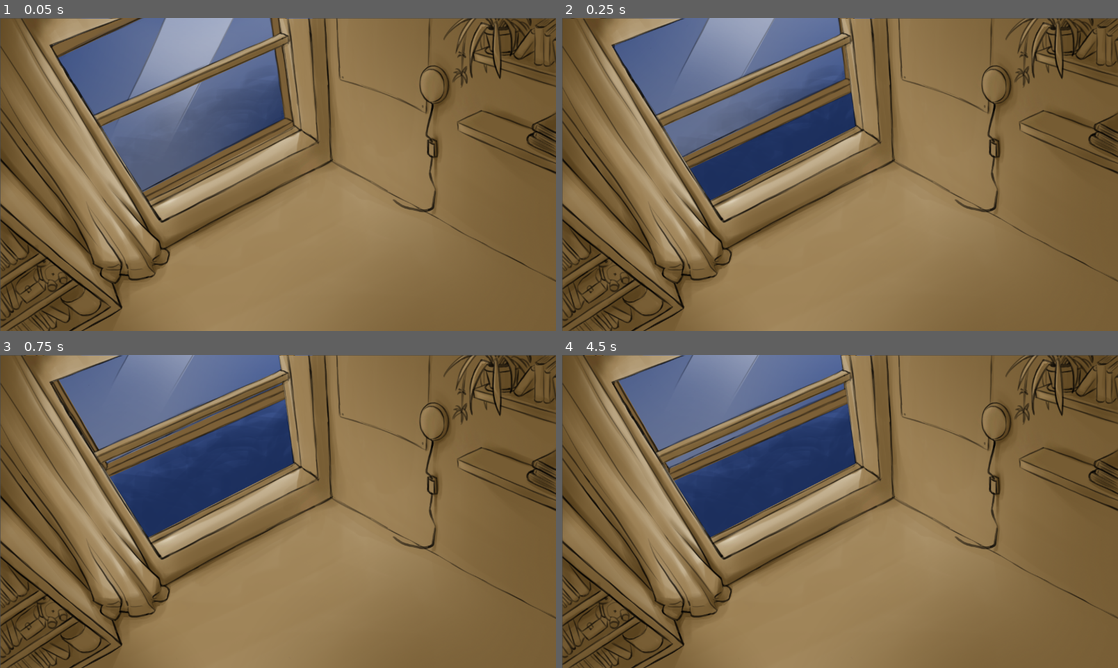
Above: before the commit, frames 1-4 (two rows, left to right).
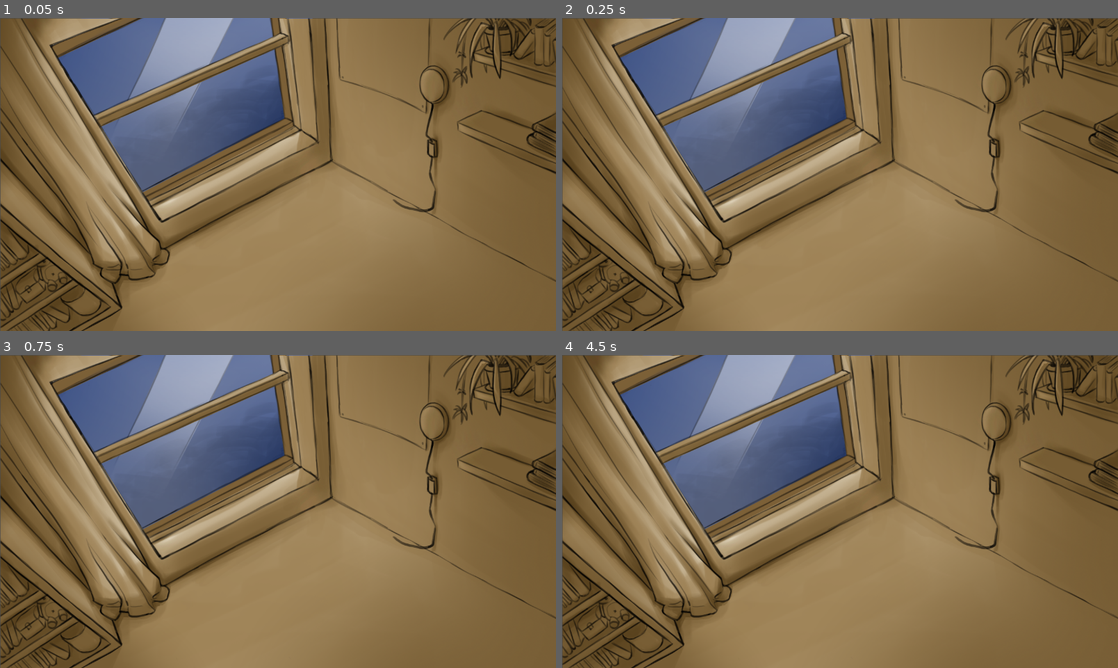
Above: after the commit, the same moments.

Repository: dsmtE/LofiPanic
Game: Godot game, scene res://Scenes/MainScene.tscn
Same seed, same stepped clock (60 frames per second), same inputs: the game is played once before the commit and once after it.
Inputs (mouse positions are in pixels of both pictures, inside the frame that each line leads up to):
- Up to frame 1 (0.05 s): no input
- Up to frame 2 (0.25 s): no input
- Up to frame 3 (0.75 s): drag from (222, 492) to (333, 442) at 0.52 s
- Up to frame 4 (4.5 s): tap Enter at 1.25, 2.75, 4.25 s; drag from (728, 527) to (812, 574) at 1.27 s; tap Space at 2, 3.5 s; move the mouse to (895, 442) at 2.02 s; click (895, 442) at 2.17 s; drag from (812, 574) to (673, 464) at 2.77 s; move the mouse to (1006, 558) at 3.52 s; click (1006, 558) at 3.67 s; drag from (673, 464) to (784, 492) at 4.27 s

Frame 1 is identical in both runs. In frame 2, 7.2% of the frame differs, in the area x 1-53%, y 0-59%; in frame 3, 11%, in the area x 4-54%, y 0-59%; in frame 4, 11%.
Error in both runs: Invalid set index 'sleep_health' (on base: 'null instance') with value of type 'float'. (res://Scripts/GameManager.gd:50)

Commit message:
Remove automatic start panic

Diff:
--- a/Scripts/Distractions/Garland/Garland.gd
+++ b/Scripts/Distractions/Garland/Garland.gd
@@ -11,8 +11,6 @@
 	Utils.find_by_class(LightsContainer, GarlandLight, lights)
 	for light in lights:
 		light.connect("panic_ended", self, "_end_panic_light")
-
-	start_panic()
 
 func start_panic():
 	.start_panic()
--- a/Scripts/Distractions/Window/WindowDistraction.gd
+++ b/Scripts/Distractions/Window/WindowDistraction.gd
@@ -15,7 +15,6 @@
 func _ready():
 	closed_position = window.position
 	closed_rotation = window.rotation
-	start_panic()
 
 func start_panic():
 	.start_panic()
